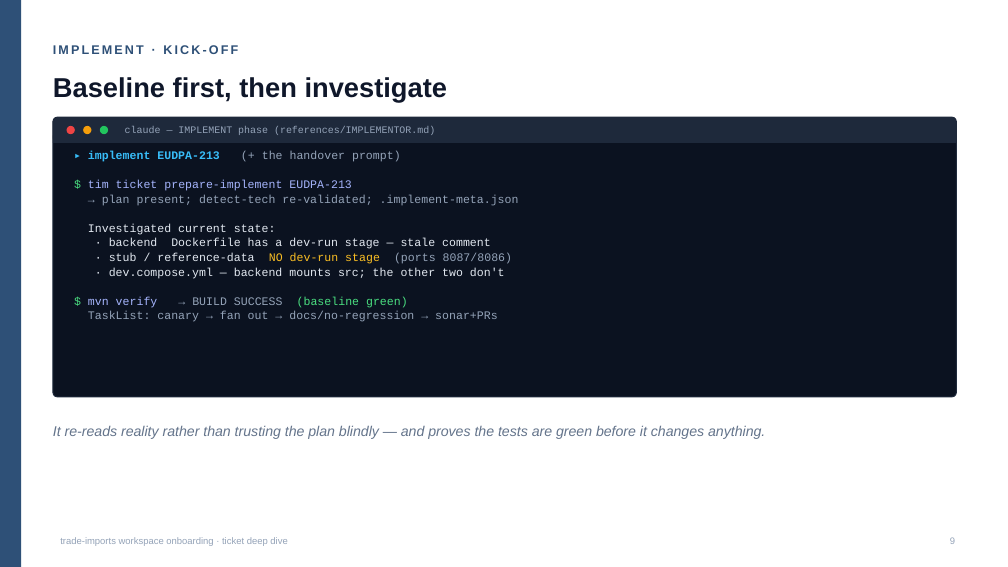
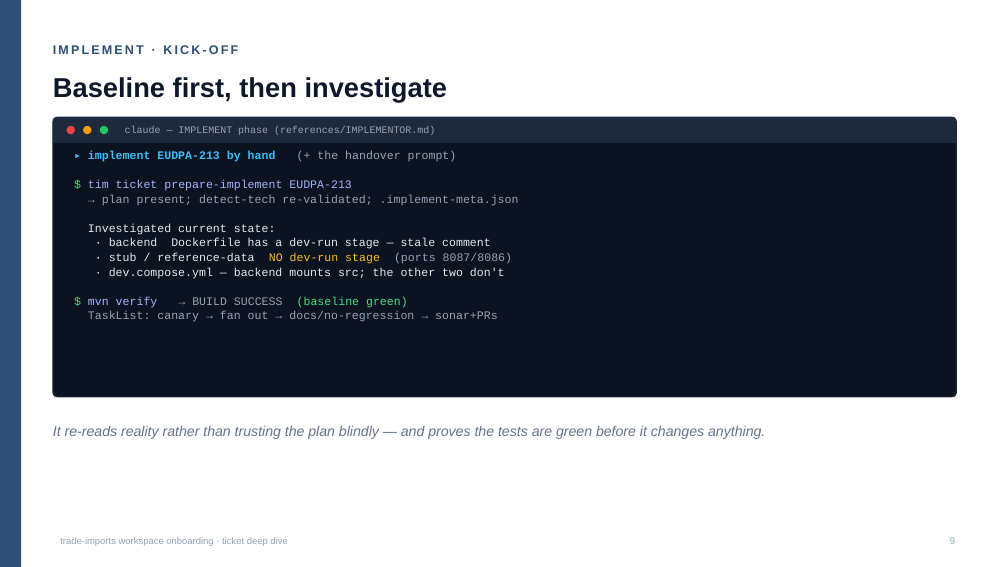
Before and after one commit to DEFRA/trade-imports-workspace, a slide deck: slide 11 of docs/onboarding/02b-ticket-walkthrough.pptx. Drawn at 1008x567 pixels with LibreOffice and Linux fonts; fonts in the diff are those of the drawing. Boxes give left, top, right and bottom in pixels: in the first picture for what was removed or moved away, otherwise in the second. Text is boxed around its words. In the diff, an @@ line names an element or a change of style, - is before the commit and + after.

```diff
--- a/docs/onboarding/02b-ticket-walkthrough.pptx
+++ b/docs/onboarding/02b-ticket-walkthrough.pptx
@@ text at <box>88,151,457,162</box>: text changed; text colour #94A3B8 to #38BDF8; bold on @@
-▸ implement EUDPA-213 (+ the handover prompt)
+▸ implement EUDPA-213 by hand (+ the handover prompt)
```
Also in this commit, not shown: 3 other slides changed, 5 other files.
